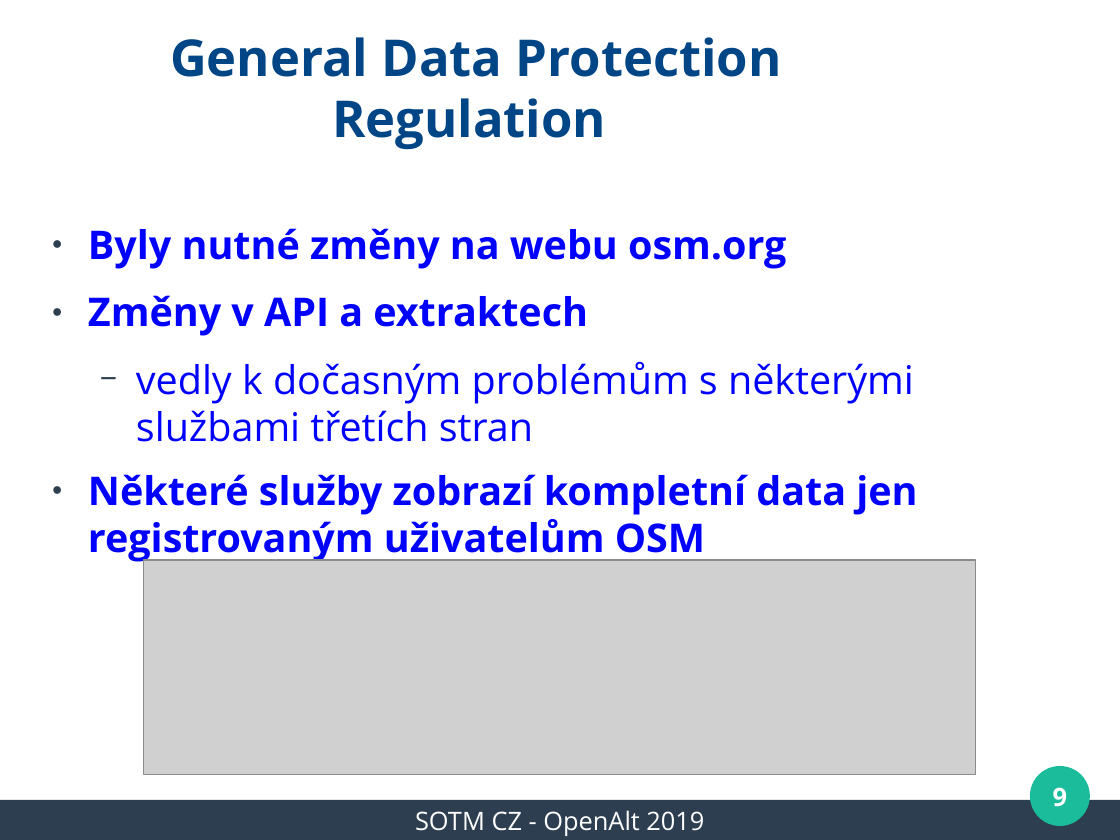
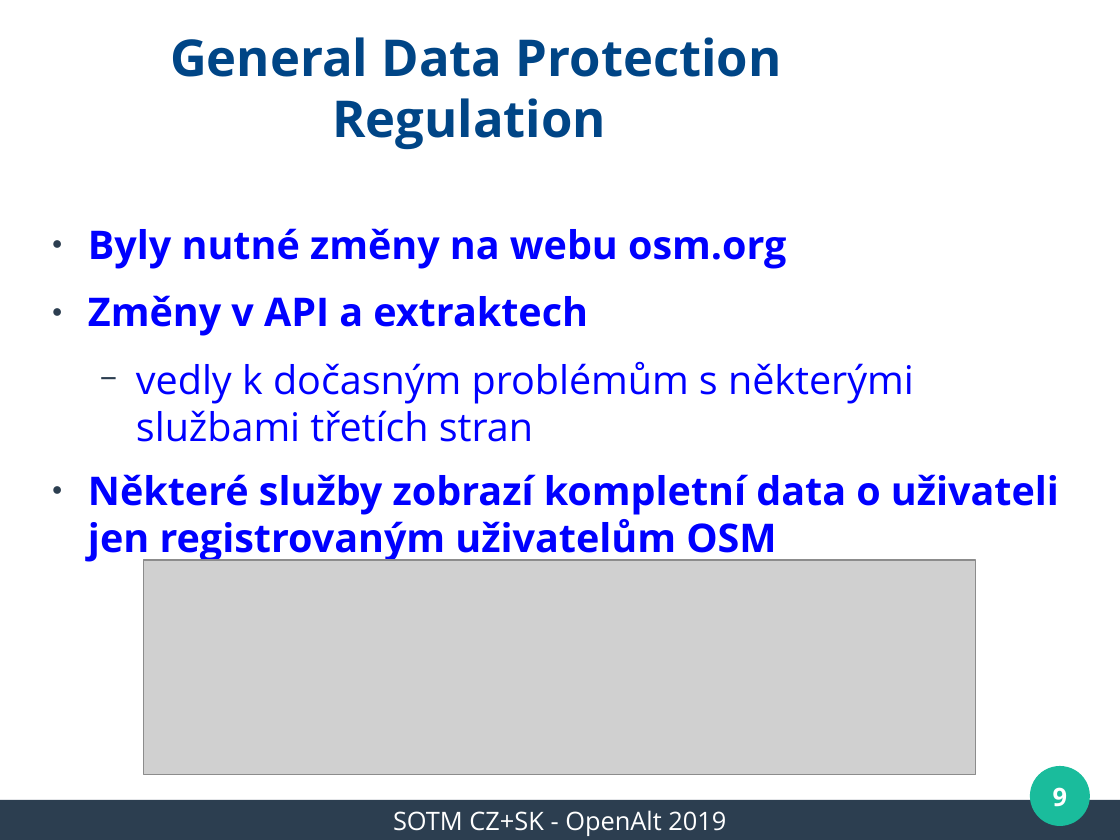
Before and after one commit to mkyral/osm, a slide deck: slide 9 of prezentace/OpenAlt2019/mkyral_WeeklyOSM_2019.odp. Drawn at 1120x840 pixels with LibreOffice and Linux fonts; fonts in the diff are those of the drawing; grey boxes stand for pictures; background and template pictures are left out. Boxes give left, top, right and bottom in pixels: in the first picture for what was removed or moved away, otherwise in the second. Text is boxed around its words. In the diff, an @@ line names an element or a change of style, - is before the commit and + after.

Commit message:
OpenAlt2019 presentation - final version

```diff
--- a/prezentace/OpenAlt2019/mkyral_WeeklyOSM_2019.odp
+++ b/prezentace/OpenAlt2019/mkyral_WeeklyOSM_2019.odp
@@ text at (x1=88, y1=474, x2=1059, y2=563): text changed @@
-● Některé služby zobrazí kompletní data jen registrovaným uživatelům OSM
+● Některé služby zobrazí kompletní data o uživateli jen registrovaným uživatelům OSM
@@ text at (x1=393, y1=810, x2=726, y2=836): text changed @@
-SOTM CZ - OpenAlt 2019
+SOTM CZ+SK - OpenAlt 2019
```
Also in this commit, not shown: 22 other slides changed, 2 slides added.
